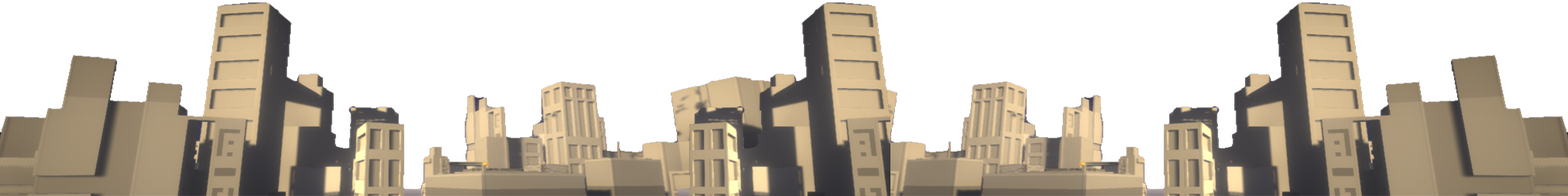
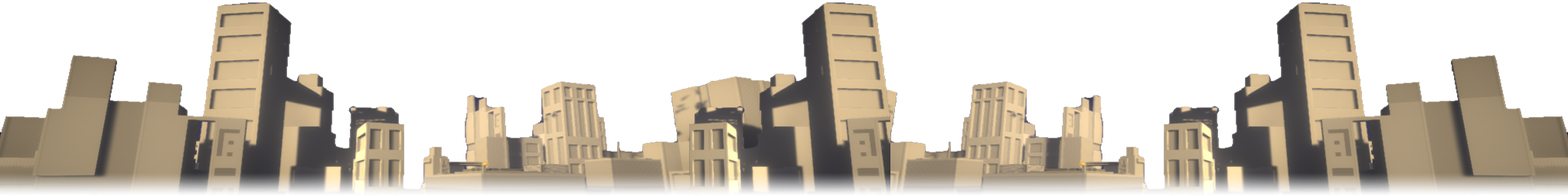
Two versions of the same layered image (1568 x 196). Layer-by-layer changes:
added group "allofem" with 3 layers over left=0, top=173, right=1568, bottom=196
moved "Layer 1" into group "allofem" over left=677, top=173, right=891, bottom=196
moved "skyline copy" into group "allofem" over left=784, top=173, right=1568, bottom=196
moved "skyline" into group "allofem" over left=0, top=173, right=784, bottom=196
